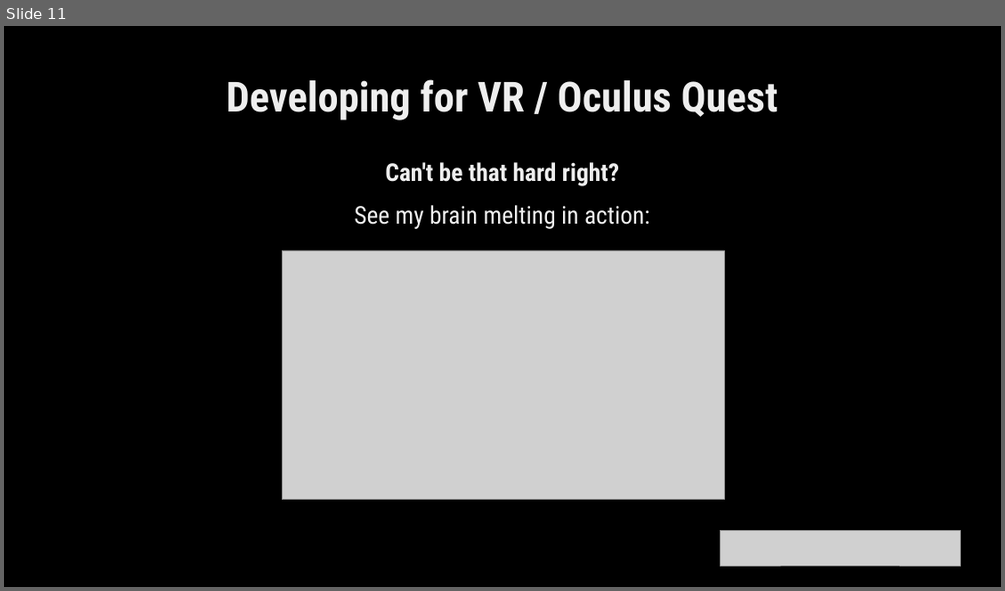
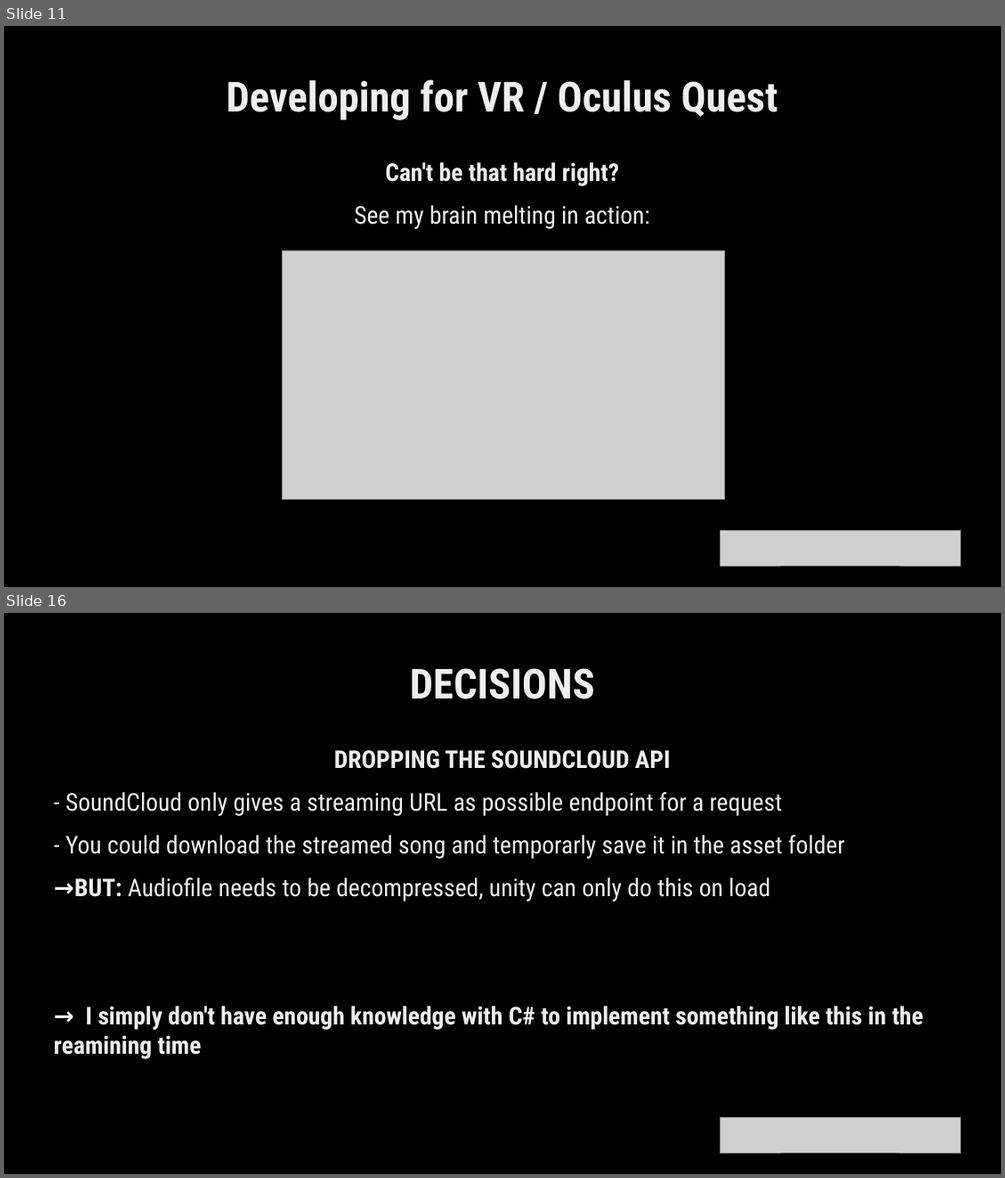
Before and after one commit to etlaM21/Chromesthesia, a slide deck: FINAL_PRESENTATON.odp. Shown one above the other, each under a label of ours: slide 11 before the commit, slides 11 and 16 after it; the slides between them are not shown. The pictures are 1005x591 and 1005x1178 pixels, drawn with LibreOffice and Linux fonts; fonts in the diff are those of the drawing; grey boxes stand for pictures. Boxes give left, top, right and bottom in pixels: in the first picture for what was removed or moved away, otherwise in the second. Text is boxed around its words. In the diff, an @@ line names an element or a change of style, - is before the commit and + after.

```diff
--- a/FINAL_PRESENTATON.odp
+++ b/FINAL_PRESENTATON.odp
@@ slide 16 added at [4,613,1001,1174], background #FFFFFF @@
@@ rectangle added at [4,613,1001,1174], fill #000000, outline #808080 0 pt @@
@@ title added at [410,668,595,699], 44 pt, text #EEEEEE, bold @@
+DECISIONS
@@ text added at [54,750,923,1059], 26 pt, text #EEEEEE @@
+DROPPING THE SOUNDCLOUD API
+- SoundCloud only gives a streaming URL as possible endpoint for a request
+- You could download the streamed song and temporarly save it in the asset folder
+→BUT: Audiofile needs to be decompressed, unity can only do this on load
+→ I simply don't have enough knowledge with C# to implement something like this in the reamining time
@@ picture added at [720,1117,960,1152] @@
```
Also in this commit, not shown: 1 slide changed, 8 other slides added, 1 slide removed, 2 other files.
